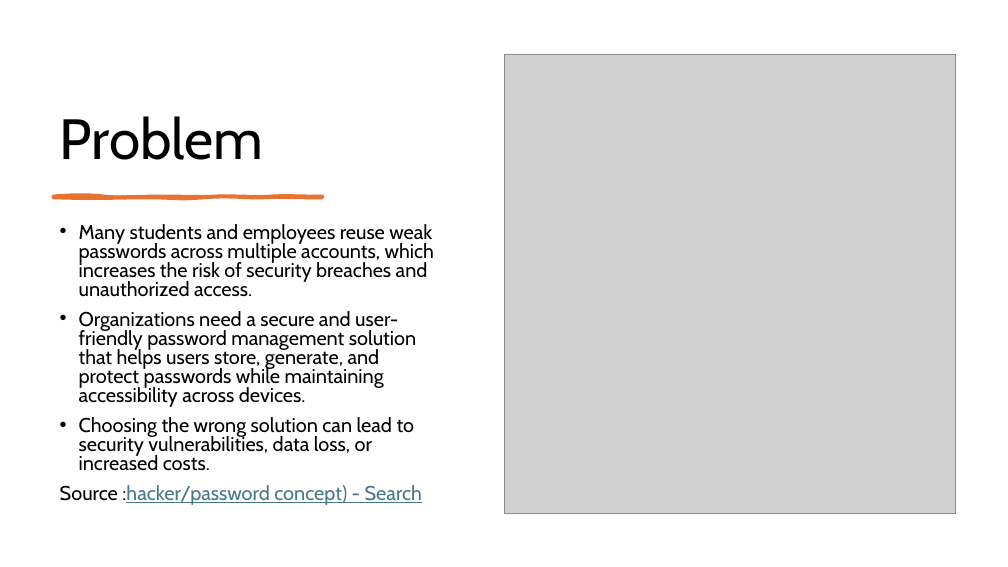
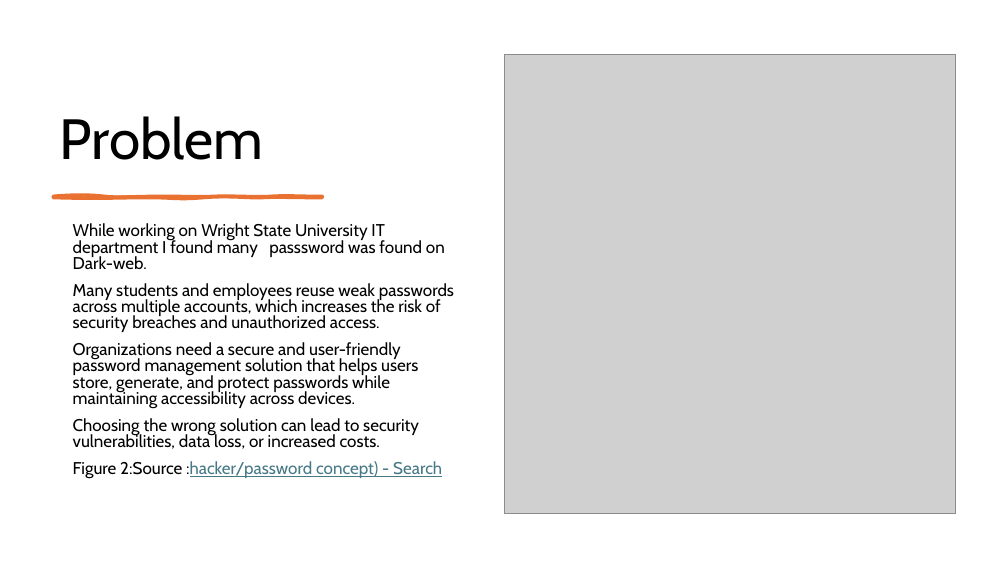
Before and after one commit to utasar/HELLO, a slide deck: slide 2 of EGR 3350/Recommendation Report Topic Presentations.pptx. Drawn at 1008x567 pixels with LibreOffice and Linux fonts; fonts in the diff are those of the drawing; grey boxes stand for pictures. Boxes give left, top, right and bottom in pixels: in the first picture for what was removed or moved away, otherwise in the second. Text is boxed around its words. In the diff, an @@ line names an element or a change of style, - is before the commit and + after.

```diff
--- a/EGR 3350/Recommendation Report Topic Presentations.pptx
+++ b/EGR 3350/Recommendation Report Topic Presentations.pptx
@@ text "While working on Wright State ...": place and size @@
-text "While working on Wright State ..." at (60,224,434,505)
+text "While working on Wright State ..." at (73,223,454,479)
@@ text at (73,223,445,269): paragraph added @@
+While working on Wright State University IT department I found many passsword was found on Dark-web.
@@ text at (73,283,454,449): size 19 to 16.1 pt in "Many students and employees reuse weak passwords ...", "Organizations need a secure and user-friendly password ...", "Choosing the wrong solution can lead to ..."; bullet • to none @@
@@ text at (73,461,442,479): text changed; size 19 to 16.1 pt @@
-Source :hacker/password concept) - Search
+Figure 2:Source :hacker/password concept) - Search
```
Also in this commit, not shown: 3 other slides changed.
